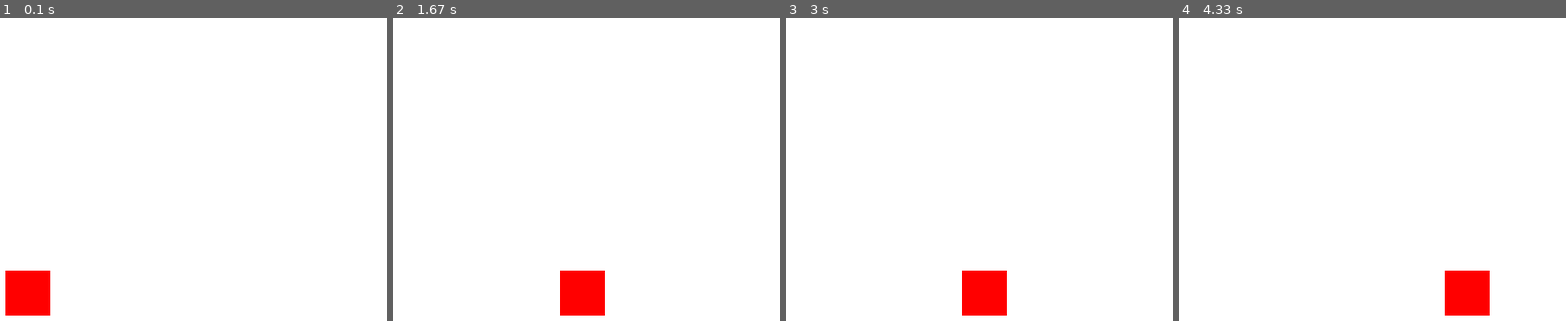
Above: before the commit, frames 1-4 (left to right).
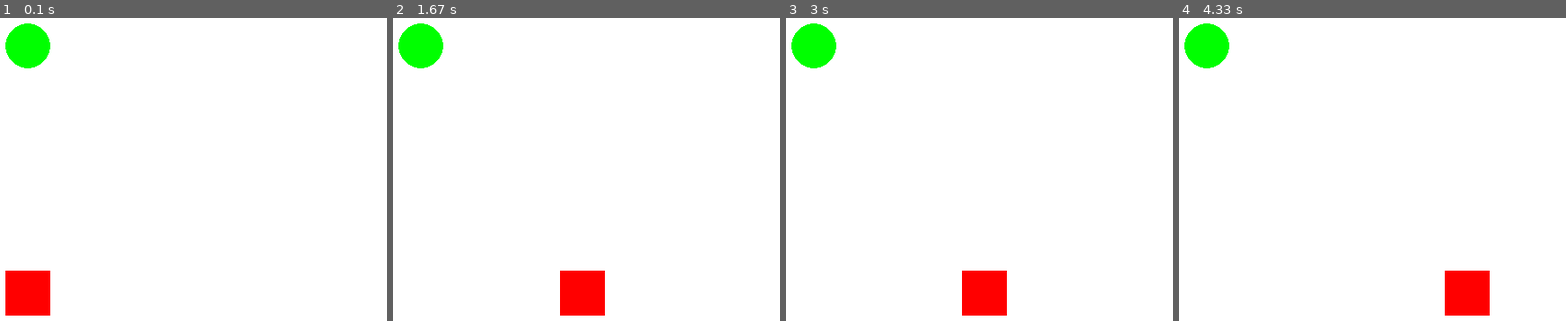
Above: after the commit, the same moments.

Repository: WesleyGCO/Pizza-Panic
Game: pygame game, started from src/new_entities/main.py
Same seed, same stepped clock (60 frames per second), same inputs: the game is played once before the commit and once after it.
Inputs:
- Up to frame 1 (0.1 s): no input
- Up to frame 2 (1.67 s): hold Right 0.33-0.8 s; hold Right 0.83-1.3 s; hold Left from 1.33 s (still down)
- Up to frame 3 (3 s): release Left at 1.87 s; hold Left 1.9-2.3 s; hold Right 2.33-2.97 s
- Up to frame 4 (4.33 s): hold Left 3-3.47 s; hold Right 3.5-3.97 s; hold Right from 4 s (still down)

The runs differ from the first frame. In frame 1, 1.3% of the frame differs, in the area x 1-13%, y 1-17%; in frame 2, 1.3%; in frame 3, 1.3%; in frame 4, 1.3%.

Commit message:
Classe Personagem e Item

Diff:
--- /dev/null
+++ b/src/new_entities/Item.py
@@ -0,0 +1,10 @@
+import pygame
+from Vetor import Vetor
+
+class Item(Vetor):
+    def __init__(self, cor, tamanho_x, tamanho_y, velocidade, posicao_x, posicao_y, radius):
+        super().__init__(cor, tamanho_x, tamanho_y, velocidade, posicao_x, posicao_y)
+        self.radius = radius
+
+    def desenhar(self, screen):
+        pygame.draw.circle(screen, self.cor, (self.posicao_x, self.posicao_y), self.radius)
--- /dev/null
+++ b/src/new_entities/Personagem.py
@@ -0,0 +1,28 @@
+import pygame
+from Vetor import Vetor
+
+class Personagem(Vetor):
+    def __init__(self, cor, tamanho_x, tamanho_y, velocidade, posicao_x, posicao_y):
+        super().__init__(cor, tamanho_x, tamanho_y, velocidade, posicao_x, posicao_y)
+
+    def desenhar(self, screen):
+        pygame.draw.rect(screen, self.cor, (self.posicao_x, self.posicao_y, self.tamanho_x, self.tamanho_y))
+
+    def andar_direita(self):
+        # Mover para a direita
+        self.posicao_x += self.velocidade
+
+        # Limitar movimento para não ultrapassar as bordas da tela
+        largura_tela = 800  # Largura da tela
+        if self.posicao_x < 0:  # Se estiver à esquerda da tela
+            self.posicao_x = 0
+        elif self.posicao_x + self.tamanho_x > largura_tela:  # Se estiver à direita da tela
+            self.posicao_x = largura_tela - self.tamanho_x
+
+    def andar_esquerda(self):
+        # Mover para a esquerda
+        self.posicao_x -= self.velocidade
+
+            # Limitar movimento para não ultrapassar as bordas da tela
+        if self.posicao_x < 0:  # Se estiver à esquerda da tela
+            self.posicao_x = 0
--- a/src/new_entities/Vetor.py
+++ b/src/new_entities/Vetor.py
@@ -2,34 +2,18 @@
 
 class Vetor:
     def __init__(self, cor, tamanho_x, tamanho_y, velocidade, posicao_x, posicao_y):
-        self.__cor = cor
-        self.__tamanho_x = tamanho_x
-        self.__tamanho_y = tamanho_y
-        self.__velocidade = velocidade
+        self.cor = cor
+        self.tamanho_x = tamanho_x
+        self.tamanho_y = tamanho_y
+        self.velocidade = velocidade
         self.posicao_x = posicao_x
         self.posicao_y = posicao_y
 
     def andar_esquerda(self):
-        # Mover para a esquerda
-        self.posicao_x -= self.__velocidade
-
-            # Limitar movimento para não ultrapassar as bordas da tela
-        if self.posicao_x < 0:  # Se estiver à esquerda da tela
-            self.posicao_x = 0
-
+        pass
 
     def andar_direita(self):
-        # Mover para a direita
-        self.posicao_x += self.__velocidade
-
-        # Limitar movimento para não ultrapassar as bordas da tela
-        largura_tela = 800  # Largura da tela
-        if self.posicao_x < 0:  # Se estiver à esquerda da tela
-            self.posicao_x = 0
-        elif self.posicao_x + self.__tamanho_x > largura_tela:  # Se estiver à direita da tela
-            self.posicao_x = largura_tela - self.__tamanho_x
-
-
+        pass
 
     def desenhar(self, screen):
-        pygame.draw.rect(screen, self.__cor, (self.posicao_x, self.posicao_y, self.__tamanho_x, self.__tamanho_y))
+        pass
--- a/src/new_entities/main.py
+++ b/src/new_entities/main.py
@@ -1,6 +1,7 @@
 import pygame
 import sys
-from Vetor import Vetor
+from Personagem import Personagem
+from Item import Item
 
 def main():
     # Inicialização do Pygame
@@ -10,7 +11,8 @@
     clock = pygame.time.Clock()
 
     # Criar um objeto personagem
-    personagem = Vetor(cor=(255, 0, 0), tamanho_x=50, tamanho_y=50, velocidade=5, posicao_x=375, posicao_y=500)
+    personagem = Personagem(cor=(255, 0, 0), tamanho_x=50, tamanho_y=50, velocidade=5, posicao_x=375, posicao_y=500)
+    item = Item(cor=(0, 255, 0), tamanho_x=50, tamanho_y=50, velocidade=5, posicao_x=400, posicao_y=250, radius=25)
 
     # Loop principal
     while True:
@@ -30,6 +32,7 @@
 
         # Desenhar o objeto personagem na tela
         personagem.desenhar(screen)
+        item.desenhar(screen)
 
         pygame.display.flip()
         clock.tick(60)
